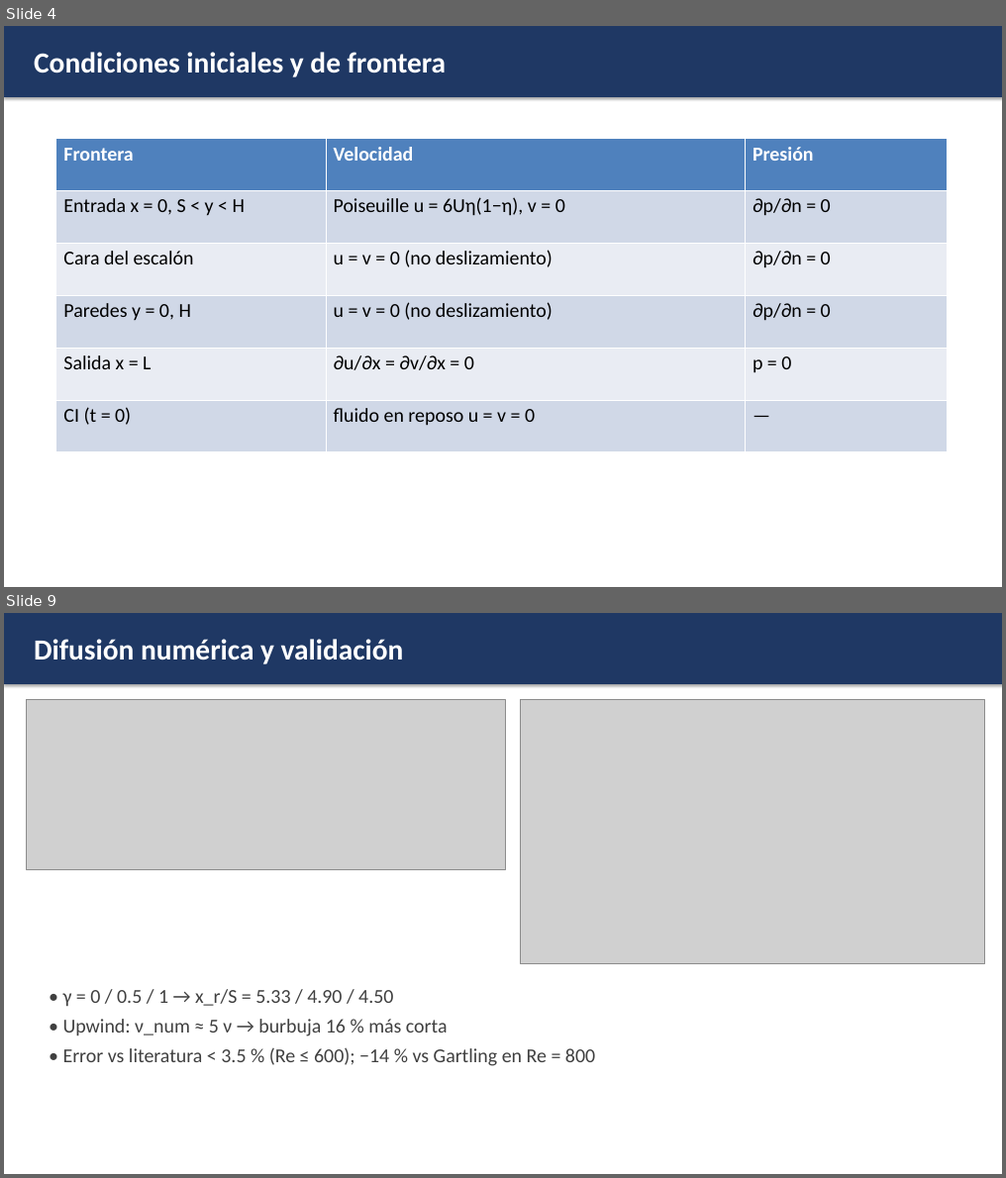
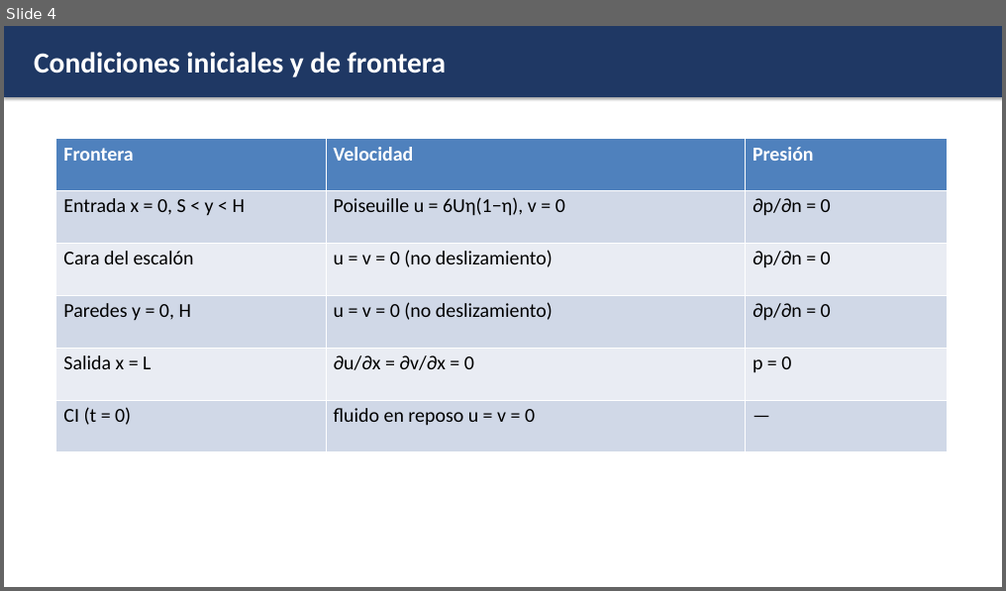
Before and after one commit to Ludwight/Ludwight, a slide deck: presentacion/presentacion.pptx. Shown one above the other, each under a label of ours: slides 4 and 9 before the commit, slide 4 after it; the slides between them are not shown. The pictures are 1006x1178 and 1006x591 pixels, drawn with LibreOffice and Linux fonts; fonts in the diff are those of the drawing; grey boxes stand for pictures. Boxes give left, top, right and bottom in pixels: in the first picture for what was removed or moved away, otherwise in the second. Text is boxed around its words. In the diff, an @@ line names an element or a change of style, - is before the commit and + after.

```diff
--- a/presentacion/presentacion.pptx
+++ b/presentacion/presentacion.pptx
@@ slide 9 removed at (x1=4, y1=613, x2=1002, y2=1174), background #FFFFFF @@
@@ rectangle removed at (x1=4, y1=613, x2=1002, y2=684) @@
-Difusión numérica y validación
@@ picture removed at (x1=27, y1=699, x2=506, y2=869) @@
@@ picture removed at (x1=521, y1=699, x2=985, y2=964) @@
@@ text removed at (x1=63, y1=989, x2=595, y2=1066) @@
-• γ = 0 / 0.5 / 1 → x_r/S = 5.33 / 4.90 / 4.50
-• Upwind: ν_num ≈ 5 ν → burbuja 16 % más corta
-• Error vs literatura < 3.5 % (Re ≤ 600); −14 % vs Gartling en Re = 800
```
Also in this commit, not shown: 4 slides changed, 2 slides added, 1 other slide removed, 25 other files.
